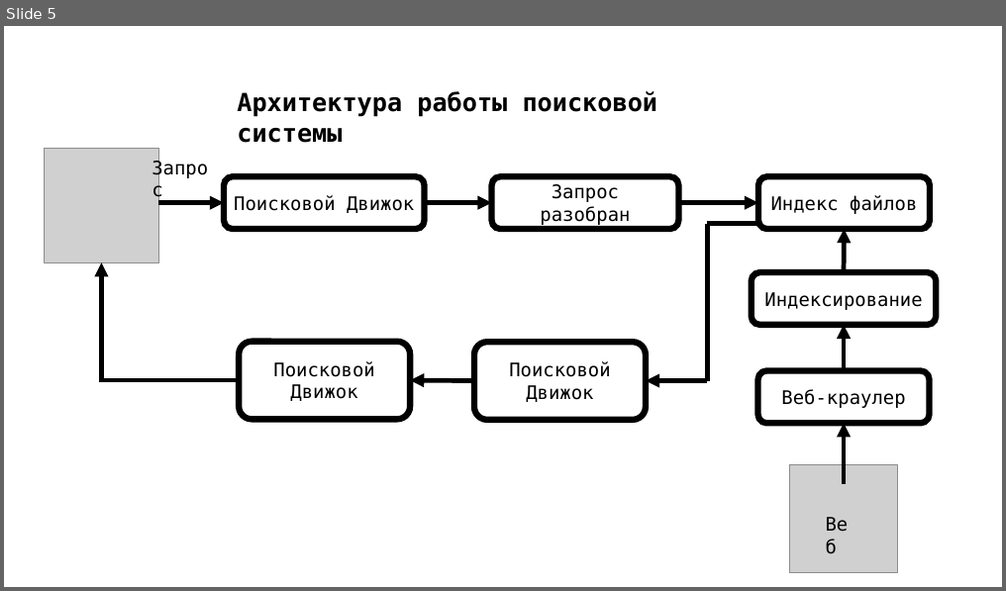
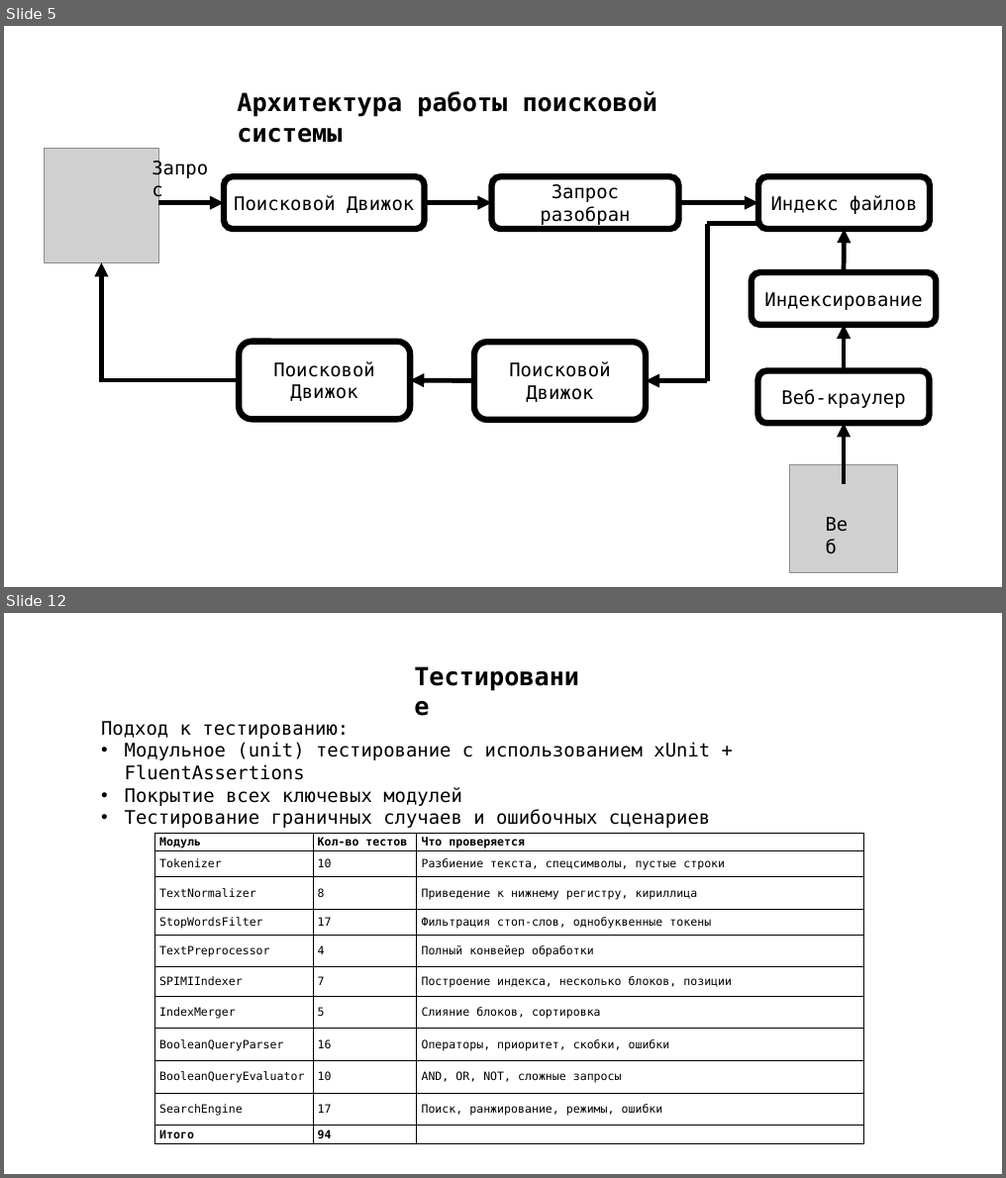
Before and after one commit to 0xK3rn0de/kursach_search, a slide deck: преза.pptx. Shown one above the other, each under a label of ours: slide 5 before the commit, slides 5 and 12 after it; the slides between them are not shown. The pictures are 1006x591 and 1006x1178 pixels, drawn with LibreOffice and Linux fonts; fonts in the diff are those of the drawing; grey boxes stand for pictures. Boxes give left, top, right and bottom in pixels: in the first picture for what was removed or moved away, otherwise in the second. Text is boxed around its words. In the diff, an @@ line names an element or a change of style, - is before the commit and + after.

```diff
--- a/преза.pptx
+++ b/преза.pptx
@@ slide 12 added at box(4, 613, 1002, 1174), background #FFFFFF @@
@@ text added at box(101, 721, 710, 828), 18 pt, text #000000 @@
+Подход к тестированию:
+• Модульное (unit) тестирование с использованием xUnit + FluentAssertions
+• Покрытие всех ключевых модулей
+• Тестирование граничных случаев и ошибочных сценариев
@@ text added at box(125, 810, 260, 828), 24 pt, text #000000, bold @@
+Тестирование
@@ table added at box(155, 833, 864, 1145), 11 rows, 3 columns @@
+Модуль | Кол-во тестов | Что проверяется
+Tokenizer | 10 | Разбиение текста, спецсимволы, пустые строки
+TextNormalizer | 8 | Приведение к нижнему регистру, кириллица
+StopWordsFilter | 17 | Фильтрация стоп-слов, однобуквенные токены
+TextPreprocessor | 4 | Полный конвейер обработки
+SPIMIIndexer | 7 | Построение индекса, несколько блоков, позиции
+IndexMerger | 5 | Слияние блоков, сортировка
+BooleanQueryParser | 16 | Операторы, приоритет, скобки, ошибки
+BooleanQueryEvaluator | 10 | AND, OR, NOT, сложные запросы
+SearchEngine | 17 | Поиск, ранжирование, режимы, ошибки
+Итого | 94 | 
```
Also in this commit, not shown: 2 slides changed, 6 other slides added, 11 slides removed, 15 other files.
